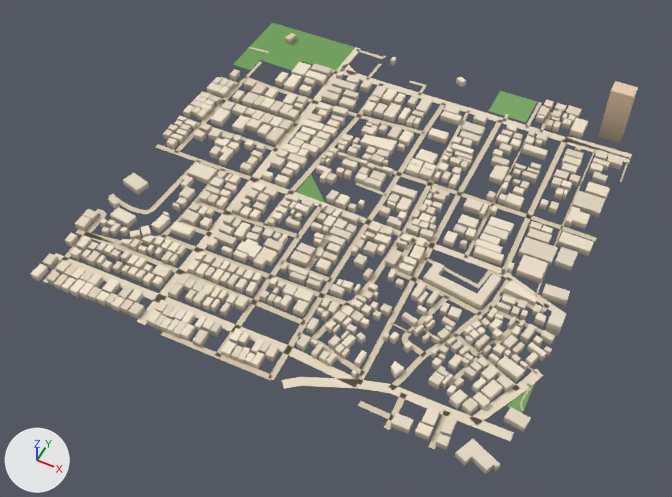
A saved change to the glTF model public/assets/bengaluru-region-v1/tiles/t-6_-8-l0.glb.
Rendered twice from a 50 mm camera at (-2448.0, -4411.0, 733.0) aimed at (-2748.0, -3813.0, -15.0). Lighting does not change. The marker at lower left points along +X, +Y and +Z. The picture after the commit comes second.

Names of what the first picture shows: 'building', 'ground'.
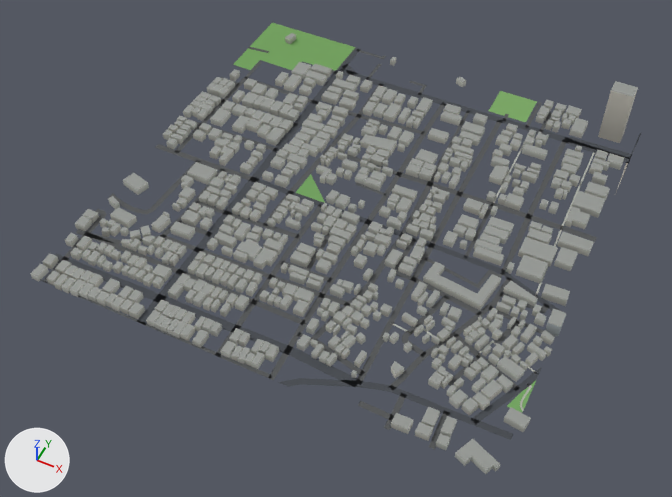
Patch to the scene script:
```diff
--- a/public/assets/bengaluru-region-v1/tiles/t-6_-8-l0.glb.py
+++ b/public/assets/bengaluru-region-v1/tiles/t-6_-8-l0.glb.py
@@ me_building @@
 # used by ob_building; location = (-3000.0, -4000.0, 0.0)
-me_building.from_pydata(...)  # 5426 vertices, 6821 faces; spans x -4.0..509.0, y -3.0..502.0, z 0.0..69.0
+me_building.from_pydata(...)  # 5426 vertices, 8216 faces; spans x -4.0..509.0, y -3.0..502.0, z 0.0..69.0
+# me_building part 1: 6821 kept faces spanning x -4.0..509.0, y -3.0..502.0, z 0.0..69.0 get new vertex colours
 me_building.materials.append(mat_building)
@@ me_ground @@
 # used by ob_ground; location = (-3000.0, -4000.0, 0.0)
-me_ground.from_pydata(...)  # 974 vertices, 791 faces; spans x -1.0..504.0, y -4.0..500.0, z 1.0
+me_ground.from_pydata(...)  # 1009 vertices, 820 faces; spans x 0.0..500.0, y 0.0..500.0, z 1.0
+# me_ground part 2: the loose piece of 12 vertices spanning x 351.0..463.0, y 27.0..47.0, z 1.0 is rebuilt with 12 vertices and now spans x 352.0..463.0, y 28.0..45.0, z 1.0
+# me_ground part 3: the loose piece of 8 vertices spanning x 287.0..355.0, y -4.0..36.0, z 1.0 is rebuilt with 8 vertices and now spans x 285.0..354.0, y 0.0..35.0, z 1.0
+# me_ground part 4: the loose piece of 6 vertices spanning x 459.0..493.0, y 39.0..94.0, z 1.0 is rebuilt with 6 vertices and now spans x 460.0..491.0, y 40.0..94.0, z 1.0
+# me_ground part 5: the loose piece of 4 vertices spanning x 463.0..500.0, y 37.0..48.0, z 1.0 is rebuilt with 6 vertices and now spans x 463.0..500.0, y 38.0..46.0, z 1.0
+# me_ground part 6
+# 23 vertices are removed from x -1.0..504.0, y -3.0..498.0, z 1.0
+# 50 faces are deleted
+# 5 vertices in x 426.0..499.0, y 135.0..445.0, z 1.0 move by (1.0, 0.0, 0.0)
+# 3 vertices in x 188.0..480.0, y 3.0..450.0, z 1.0 move by (2.0, 0.0, 0.0)
+# 22 vertices move from x 1.0..501.0, y -3.0..479.0, z 1.0 to x 0.0..500.0, y 0.0..484.0, z 1.0
+# 51 vertices are added at x 0.0..500.0, y 0.0..500.0, z 1.0
+# 5 new vertices lie (0.0, -7.0, 0.0) away from vertices in x 153.0..500.0, y 229.0..500.0, z 1.0
+# 77 new faces join them
+# me_ground part 7: 664 kept faces spanning x 0.0..500.0, y 0.0..500.0, z 1.0 get new vertex colours; the middle colour goes from beige #d7c9ae to dark grey #535556
 me_ground.materials.append(mat_ground)
```

Changed parts and their boxes (x1, y1, x2, y2) in the pictures (672 x 497 px):
'ground', reshaped
    before: (43, 23, 632, 449)
    after: (40, 23, 641, 450)
part 1 of me_building, recoloured (darker)
    both: (30, 33, 638, 473)
part 2 of me_ground, rebuilt
    before: (358, 380, 474, 426)
    after: (358, 381, 474, 425)
part 3 of me_ground, rebuilt (23% shorter)
    before: (282, 377, 358, 389)
    after: (278, 378, 358, 387)
part 4 of me_ground, rebuilt
    before: (470, 387, 521, 425)
    after: (471, 388, 520, 424)
part 5 of me_ground, rebuilt (8% shorter)
    before: (472, 418, 514, 441)
    after: (472, 419, 513, 440)
part 6 of me_ground, reshaped
    before: (95, 47, 632, 449)
    after: (40, 47, 641, 450)
part 7 of me_ground, recoloured
    both: (43, 49, 630, 449)
